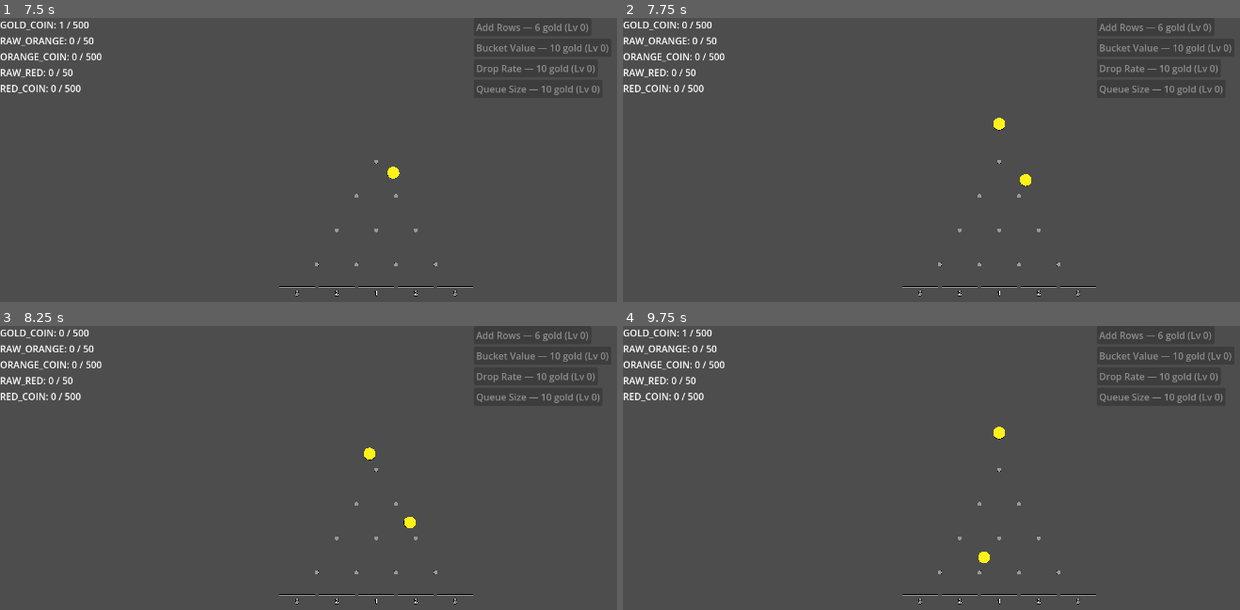
Above: before the commit, frames 1-4 (two rows, left to right).
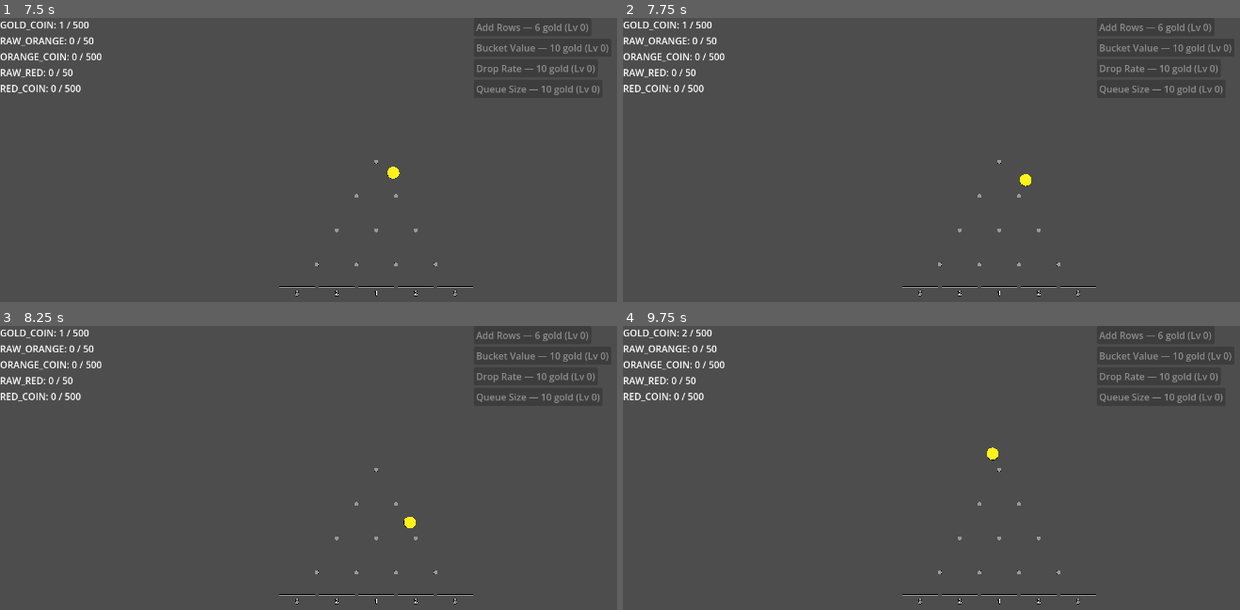
Above: after the commit, the same moments.

Repository: kjbrown-sandbox/pleenko
Game: Godot game, scene res://entities/main/main.tscn
Two runs of this game, one before a commit and one after it. Both use one fixed random seed, a clock stepped at 60 frames per second and the inputs below.
Inputs (mouse positions are in pixels of both pictures, inside the frame that each line leads up to):
- Up to frame 1 (7.5 s): tap Enter at 0.5, 6.5 s; move the mouse to (542, 208) at 0.52 s; hold Right 0.53-1.28 s; hold Space (drop_coin) 0.53-1.28 s; click (542, 208) at 0.67 s; tap U at 0.8, 1.35, 2.3, 3.6, 5.3, 5.85, 6.8 s; move the mouse to (228, 250) at 1.27 s; hold Left 1.28-2.03 s; tap Space (drop_coin) at 1.55, 3.05, 3.5, 4.55, 6.05 s; move the mouse to (450, 137) at 2.02 s; hold Space (drop_coin) 2.03-2.78 s; hold Right 2.03-3.53 s; move the mouse to (outside the picture) at 2.77 s; tap 1 (drop_unrefined) at 2.85, 7.35 s; click (outside the picture) at 2.92 s; move the mouse to (604, 293) at 3.52 s; hold Left 3.53-5.78 s; move the mouse to (148, 165) at 4.27 s; tap P at 4.35 s; move the mouse to (413, 231) at 5.02 s; hold Space (drop_coin) 5.03-5.78 s; click (413, 231) at 5.17 s; move the mouse to (265, 123) at 5.77 s; hold Right from 5.78 s (still down); move the mouse to (542, 208) at 6.52 s; hold Space (drop_coin) 6.53-7.28 s; move the mouse to (228, 250) at 7.27 s; click (228, 250) at 7.42 s
- Up to frame 2 (7.75 s): keep holding Right; tap Space (drop_coin) at 7.55 s
- Up to frame 3 (8.25 s): move the mouse to (450, 445) at 8.02 s; release Right at 8.03 s; hold Left from 8.03 s (still down); tap U at 8.1 s
- Up to frame 4 (9.75 s): move the mouse to (outside the picture) at 8.77 s; tap P at 8.85 s; tap Space (drop_coin) at 9.05 s; move the mouse to (1227, 601) at 9.52 s; release Left at 9.53 s; hold Right from 9.53 s (still down); hold Space (drop_coin) from 9.53 s (still down); click (1227, 601) at 9.67 s

Frame 1 is identical in both runs. In frame 2, less than 0.1% of the frame differs, in the area x 9-62%, y 1-40%; in frame 3, less than 0.1%; in frame 4, 0.2%, in the area x 9-62%, y 1-84%.

Commit message:
Add drop rate upgrade

Diff:
--- a/autoloads/upgrade_manager/data/add_row.tres
+++ b/autoloads/upgrade_manager/data/add_row.tres
@@ -1,10 +1,9 @@
-[gd_resource type="Resource" script_class="UpgradeData" format=3 uid="uid://bt7sdhpjn3px6"]
+[gd_resource type="Resource" script_class="BaseUpgradeData" format=3 uid="uid://bt7sdhpjn3px6"]
 
 [ext_resource type="Script" uid="uid://c571lcduobww" path="res://scripts/base_upgrade_data.gd" id="1"]
 
 [resource]
 script = ExtResource("1")
-id = "add_row"
 display_name = "Add Rows"
 base_cost = 6
 max_level = 6
--- a/autoloads/upgrade_manager/data/bucket_value.tres
+++ b/autoloads/upgrade_manager/data/bucket_value.tres
@@ -1,10 +1,10 @@
-[gd_resource type="Resource" script_class="UpgradeData" format=3 uid="uid://oq8hriehudyf"]
+[gd_resource type="Resource" script_class="BaseUpgradeData" format=3 uid="uid://oq8hriehudyf"]
 
 [ext_resource type="Script" uid="uid://c571lcduobww" path="res://scripts/base_upgrade_data.gd" id="1"]
 
 [resource]
 script = ExtResource("1")
-id = "bucket_value"
+type = 1
 display_name = "Bucket Value"
 base_cost = 10
 max_level = 7
--- a/autoloads/upgrade_manager/data/drop_rate.tres
+++ b/autoloads/upgrade_manager/data/drop_rate.tres
@@ -1,10 +1,10 @@
-[gd_resource type="Resource" script_class="UpgradeData" format=3 uid="uid://donkb4g01csbs"]
+[gd_resource type="Resource" script_class="BaseUpgradeData" format=3 uid="uid://donkb4g01csbs"]
 
 [ext_resource type="Script" uid="uid://c571lcduobww" path="res://scripts/base_upgrade_data.gd" id="1"]
 
 [resource]
 script = ExtResource("1")
-id = "drop_rate"
+type = 2
 display_name = "Drop Rate"
 base_cost = 10
 max_level = 5
--- a/autoloads/upgrade_manager/data/queue.tres
+++ b/autoloads/upgrade_manager/data/queue.tres
@@ -1,10 +1,10 @@
-[gd_resource type="Resource" script_class="UpgradeData" format=3 uid="uid://uvtcpm5fhjis"]
+[gd_resource type="Resource" script_class="BaseUpgradeData" format=3 uid="uid://uvtcpm5fhjis"]
 
 [ext_resource type="Script" uid="uid://c571lcduobww" path="res://scripts/base_upgrade_data.gd" id="1"]
 
 [resource]
 script = ExtResource("1")
-id = "queue"
+type = 3
 display_name = "Queue Size"
 base_cost = 10
 max_level = 10
--- a/autoloads/upgrade_manager/upgrade_manager.gd
+++ b/autoloads/upgrade_manager/upgrade_manager.gd
@@ -1,19 +1,4 @@
 extends Node
-
-enum UpgradeType {
-	ADD_ROW,
-	BUCKET_VALUE,
-	DROP_RATE,
-	QUEUE,
-}
-
-## Maps UpgradeType enum values to the string IDs used in .tres data files.
-const UPGRADE_IDS: Dictionary = {
-	UpgradeType.ADD_ROW: "add_row",
-	UpgradeType.BUCKET_VALUE: "bucket_value",
-	UpgradeType.DROP_RATE: "drop_rate",
-	UpgradeType.QUEUE: "queue",
-}
 
 class UpgradeState:
 	var level: int = 0
@@ -21,22 +6,22 @@
 	var delta: int = 0
 	var max_level: int = 0  ## 0 = uncapped; mutable for cap raises
 
-signal upgrade_purchased(upgrade_id, board_type, new_level)
+signal upgrade_purchased(upgrade_type: Enums.UpgradeType, board_type: Enums.BoardType, new_level: int)
 
 ## Populate this array in the Inspector with .tres BaseUpgradeData resources.
 @export var upgrades: Array[BaseUpgradeData] = []
 
 ## Per-board, per-upgrade runtime state.
-var _state: Dictionary = {}  # BoardType -> upgrade_id -> UpgradeState
+var _state: Dictionary = {}  # BoardType -> UpgradeType -> UpgradeState
 
-## Quick lookup: upgrade_id -> BaseUpgradeData
+## Quick lookup: UpgradeType -> BaseUpgradeData
 var _upgrade_map: Dictionary = {}
 
 
 func _ready() -> void:
 	# Build lookup map
 	for data in upgrades:
-		_upgrade_map[data.id] = data
+		_upgrade_map[data.type] = data
 
 	# Initialize state for every board + upgrade combination
 	for board_type in Enums.BoardType.values():
@@ -46,40 +31,41 @@
 			s.cost = data.base_cost
 			s.delta = data.cost_delta
 			s.max_level = data.max_level
-			_state[board_type][data.id] = s
+			_state[board_type][data.type] = s
 
 	# Debug: print initial state
 	for board_type in _state:
 		var board_name: String = Enums.BoardType.keys()[board_type]
-		for upgrade_id in _state[board_type]:
-			var s: UpgradeState = _state[board_type][upgrade_id]
+		for upgrade_type in _state[board_type]:
+			var s: UpgradeState = _state[board_type][upgrade_type]
+			var upgrade_name: String = Enums.UpgradeType.keys()[upgrade_type]
 			print("[UpgradeManager] %s/%s — level=%d cost=%d" % [
-				board_name, upgrade_id, s.level, s.cost
+				board_name, upgrade_name, s.level, s.cost
 			])
 
 
-func get_upgrade(id: String) -> BaseUpgradeData:
-	return _upgrade_map.get(id)
+func get_upgrade(upgrade_type: Enums.UpgradeType) -> BaseUpgradeData:
+	return _upgrade_map.get(upgrade_type)
 
 
-func get_level(board_type: Enums.BoardType, upgrade_id: String) -> int:
-	return _state[board_type][upgrade_id].level
+func get_level(board_type: Enums.BoardType, upgrade_type: Enums.UpgradeType) -> int:
+	return _state[board_type][upgrade_type].level
 
 
-func get_cost(board_type: Enums.BoardType, upgrade_id: String) -> int:
-	return _state[board_type][upgrade_id].cost
+func get_cost(board_type: Enums.BoardType, upgrade_type: Enums.UpgradeType) -> int:
+	return _state[board_type][upgrade_type].cost
 
 
-func get_max_level(board_type: Enums.BoardType, upgrade_id: String) -> int:
-	return _state[board_type][upgrade_id].max_level
+func get_max_level(board_type: Enums.BoardType, upgrade_type: Enums.UpgradeType) -> int:
+	return _state[board_type][upgrade_type].max_level
 
 
-func get_state(board_type: Enums.BoardType, upgrade_id: String) -> UpgradeState:
-	return _state[board_type][upgrade_id]
+func get_state(board_type: Enums.BoardType, upgrade_type: Enums.UpgradeType) -> UpgradeState:
+	return _state[board_type][upgrade_type]
 
 
-func can_buy(board_type: Enums.BoardType, upgrade_id: String) -> bool:
-	var state: UpgradeState = _state[board_type][upgrade_id]
+func can_buy(board_type: Enums.BoardType, upgrade_type: Enums.UpgradeType) -> bool:
+	var state: UpgradeState = _state[board_type][upgrade_type]
 
 	# max_level of 0 means uncapped
 	if state.max_level > 0 and state.level >= state.max_level:
@@ -89,25 +75,25 @@
 	return CurrencyManager.can_afford(currency, state.cost)
 
 
-func buy(board_type: Enums.BoardType, upgrade_id: String) -> bool:
-	if not can_buy(board_type, upgrade_id):
+func buy(board_type: Enums.BoardType, upgrade_type: Enums.UpgradeType) -> bool:
+	if not can_buy(board_type, upgrade_type):
 		return false
 
-	var state: UpgradeState = _state[board_type][upgrade_id]
+	var state: UpgradeState = _state[board_type][upgrade_type]
 
 	var currency := Enums.currency_for_board(board_type)
 	CurrencyManager.spend(currency, state.cost)
 
 	state.level += 1
-	_advance_cost(board_type, upgrade_id)
+	_advance_cost(board_type, upgrade_type)
 
-	upgrade_purchased.emit(upgrade_id, board_type, state.level)
+	upgrade_purchased.emit(upgrade_type, board_type, state.level)
 	return true
 
 
-func _advance_cost(board_type: Enums.BoardType, upgrade_id: String) -> void:
-	var upgrade_state: UpgradeState = _state[board_type][upgrade_id]
-	var data: BaseUpgradeData = _upgrade_map[upgrade_id]
+func _advance_cost(board_type: Enums.BoardType, upgrade_type: Enums.UpgradeType) -> void:
+	var upgrade_state: UpgradeState = _state[board_type][upgrade_type]
+	var data: BaseUpgradeData = _upgrade_map[upgrade_type]
 
 	match data.cost_type:
 		BaseUpgradeData.CostType.ADDITIVE:
--- a/entities/plinko_board/plinko_board.gd
+++ b/entities/plinko_board/plinko_board.gd
@@ -4,6 +4,8 @@
 @export var num_rows: int = 2
 @export var space_between_pegs: float = 1.0
 @export var vertical_spacing: float
+@export var drop_delay: float = 2.0
+@export var drop_delay_reduction_factor: float = 0.75
 
 const PegScene := preload("res://entities/peg/peg.tscn")
 const BucketScene: PackedScene = preload("res://entities/bucket/bucket.tscn")
@@ -26,11 +28,6 @@
 	if event.is_action_pressed("drop_coin"):
 		drop_coin()
 
-	# REMOVE ME ONCE UPGRADES ARE HOOKED UP
-	if event is InputEventKey and event.pressed and event.keycode == KEY_U:
-		var success = UpgradeManager.buy(Enums.BoardType.GOLD, "drop_rate")
-		print("Drop rate upgrade: ", "success" if success else "failed")
-
 func setup(type: Enums.BoardType) -> void:
 	board_type = type
 	upgrade_section.setup(self, type)
@@ -50,7 +47,7 @@
 	add_child(coin)
 	coin.start(Vector3(0, 0.2, 0))
 	is_waiting = true
-	get_tree().create_timer(1.0).timeout.connect(func(): is_waiting = false)
+	get_tree().create_timer(drop_delay).timeout.connect(func(): is_waiting = false)
 
 func on_coin_landed(coin: Coin) -> void:
 	var bucket = get_nearest_bucket(coin.global_position.x)
@@ -101,6 +98,5 @@
 	bucket_value_multiplier += 1
 	build_board()
 
-# func _on_currency_changed(_type: Enums.CurrencyType, new_balance: int, _new_cap: int) -> void:
-# 	if _type == Enums.currency_for_board(board_type):
-# 		has_funds = new_balance >= 1
+func decrease_drop_delay() -> void:
+	drop_delay *= drop_delay_reduction_factor
--- a/entities/plinko_board/upgrade_section.gd
+++ b/entities/plinko_board/upgrade_section.gd
@@ -13,18 +13,19 @@
 	_build_upgrades()
 
 func _build_upgrades() -> void:
-	for upgrade_type in UpgradeManager.UpgradeType.values():
-		var upgrade_id: String = UpgradeManager.UPGRADE_IDS[upgrade_type]
+	for upgrade_type in Enums.UpgradeType.values():
 		var row = UpgradeRowScene.instantiate()
-		row.setup(_board_type, upgrade_id, _buy_upgrade.bind(upgrade_id))
+		row.setup(_board_type, upgrade_type, _buy_upgrade.bind(upgrade_type))
 		upgrades_container.add_child(row)
 
-func _buy_upgrade(upgrade_id: String) -> void:
-	if not UpgradeManager.buy(_board_type, upgrade_id):
+func _buy_upgrade(upgrade_type: Enums.UpgradeType) -> void:
+	if not UpgradeManager.buy(_board_type, upgrade_type):
 		return
 
-	match upgrade_id:
-		"add_row":
+	match upgrade_type:
+		Enums.UpgradeType.ADD_ROW:
 			_board.add_two_rows()
-		"bucket_value":
+		Enums.UpgradeType.BUCKET_VALUE:
 			_board.increase_bucket_values()
+		Enums.UpgradeType.DROP_RATE:
+			_board.decrease_drop_delay()
--- a/entities/upgrade_row/upgrade_row.gd
+++ b/entities/upgrade_row/upgrade_row.gd
@@ -2,12 +2,12 @@
 @onready var purchase_upgrade_button: Button = $PurchaseUpgradeButton
 
 var _board_type: Enums.BoardType
-var _upgrade_id: String
+var _upgrade_type: Enums.UpgradeType
 var _callback: Callable
 
-func setup(board_type: Enums.BoardType, upgrade_id: String, on_upgrade: Callable) -> void:
+func setup(board_type: Enums.BoardType, upgrade_type: Enums.UpgradeType, on_upgrade: Callable) -> void:
 	_board_type = board_type
-	_upgrade_id = upgrade_id
+	_upgrade_type = upgrade_type
 	_callback = on_upgrade
 
 func _ready() -> void:
@@ -23,12 +23,12 @@
 func _on_currency_changed(_type: Enums.CurrencyType, _new_balance: int, _new_cap: int) -> void:
 	_update_button()
 
-func _on_upgrade_purchased(_id: String, _type: Enums.BoardType, _new_level: int) -> void:
+func _on_upgrade_purchased(_type: Enums.UpgradeType, _board: Enums.BoardType, _new_level: int) -> void:
 	_update_button()
 
 func _update_button() -> void:
-	var data: BaseUpgradeData = UpgradeManager.get_upgrade(_upgrade_id)
-	var state: UpgradeManager.UpgradeState = UpgradeManager.get_state(_board_type, _upgrade_id)
+	var data: BaseUpgradeData = UpgradeManager.get_upgrade(_upgrade_type)
+	var state: UpgradeManager.UpgradeState = UpgradeManager.get_state(_board_type, _upgrade_type)
 	var at_max := state.max_level > 0 and state.level >= state.max_level
 
 	if at_max:
@@ -36,4 +36,4 @@
 	else:
 		purchase_upgrade_button.text = "%s — %d gold (Lv %d)" % [data.display_name, state.cost, state.level]
 
-	purchase_upgrade_button.disabled = not UpgradeManager.can_buy(_board_type, _upgrade_id)
+	purchase_upgrade_button.disabled = not UpgradeManager.can_buy(_board_type, _upgrade_type)
--- a/entities/upgrade_row/upgrade_row.tscn
+++ b/entities/upgrade_row/upgrade_row.tscn
@@ -9,3 +9,4 @@
 
 [node name="PurchaseUpgradeButton" type="Button" parent="." unique_id=44118311]
 layout_mode = 2
+focus_mode = 0
--- a/scripts/base_upgrade_data.gd
+++ b/scripts/base_upgrade_data.gd
@@ -1,7 +1,7 @@
 class_name BaseUpgradeData
 extends Resource
 
-@export var id: String
+@export var type: Enums.UpgradeType
 @export var display_name: String
 
 @export var base_cost: int
--- a/scripts/enums.gd
+++ b/scripts/enums.gd
@@ -14,6 +14,13 @@
    RED_COIN
 }
 
+enum UpgradeType {
+   ADD_ROW,
+   BUCKET_VALUE,
+   DROP_RATE,
+   QUEUE,
+}
+
 static func currency_for_board(board_type: BoardType) -> CurrencyType:
    match board_type:
       BoardType.GOLD:
